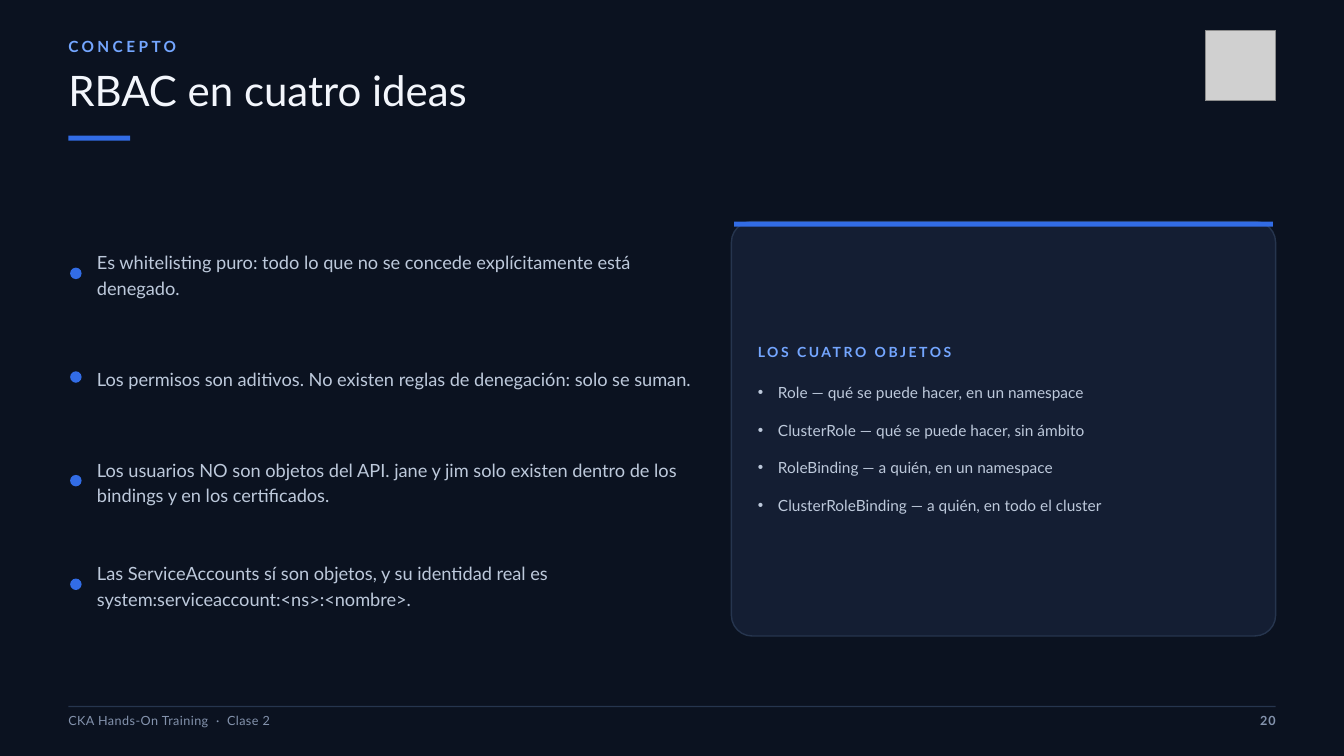
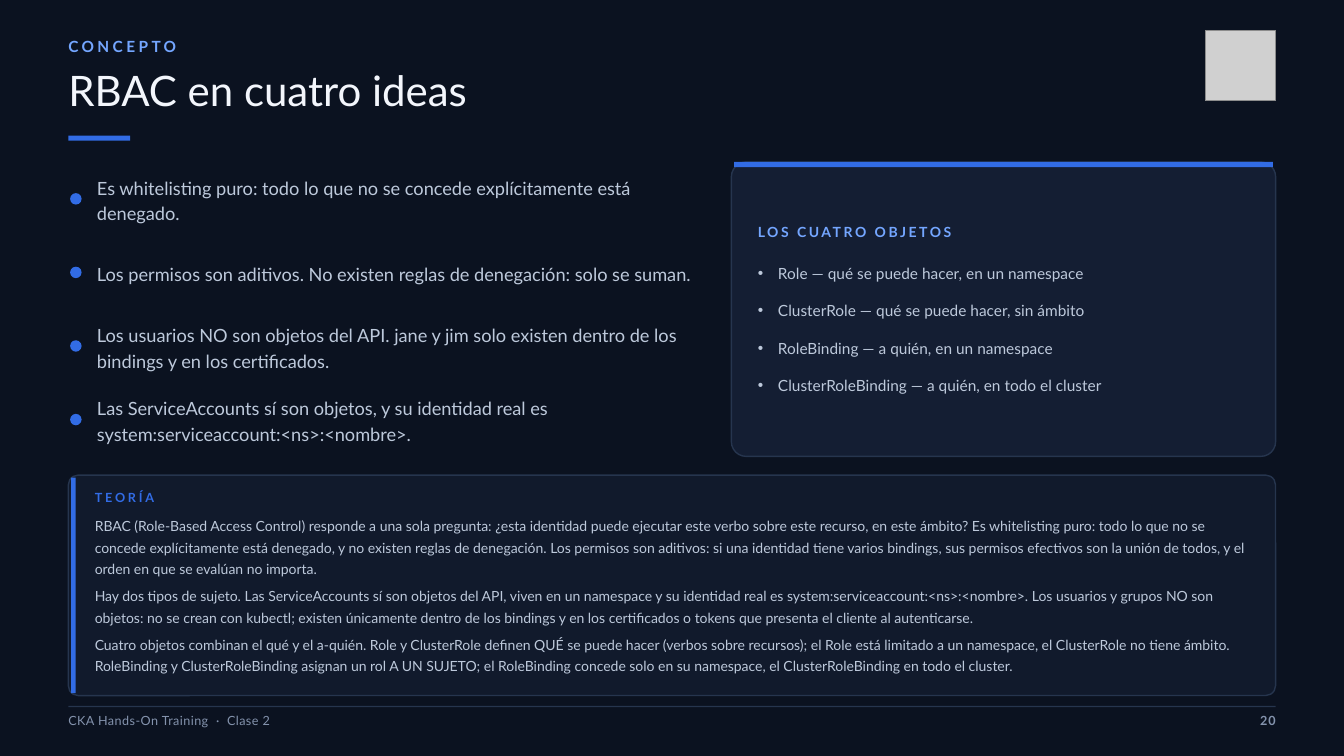
Before and after one commit to brettsacuna/CKA-TRAINING, a slide deck: slide 20 of CLASE-02/01-CLASE-02-CKA.pptx. Drawn at 1344x756 pixels with LibreOffice and Linux fonts; fonts in the diff are those of the drawing; grey boxes stand for pictures. Boxes give left, top, right and bottom in pixels: in the first picture for what was removed or moved away, otherwise in the second. Text is boxed around its words. In the diff, an @@ line names an element or a change of style, - is before the commit and + after.

```diff
--- a/CLASE-02/01-CLASE-02-CKA.pptx
+++ b/CLASE-02/01-CLASE-02-CKA.pptx
@@ text "Es whitelisting puro: todo lo ...": place and size @@
-text "Es whitelisting puro: todo lo ..." at (97,255,631,299)
+text "Es whitelisting puro: todo lo ..." at (97,181,631,224)
@@ rounded rectangle: place and size @@
-rounded rectangle at (732,222,1276,636)
+rounded rectangle at (732,162,1276,457)
@@ rectangle: place and size @@
-rectangle at (734,222,1273,227)
+rectangle at (734,162,1273,167)
@@ ellipse: place and size @@
-ellipse at (71,268,82,279)
+ellipse at (71,194,82,205)
@@ text "LOS CUATRO OBJETOS": place and size @@
-text "LOS CUATRO OBJETOS" at (778,386,1102,514)
+text "LOS CUATRO OBJETOS" at (778,267,1102,394)
@@ text "Los permisos son aditivos. No ...": place and size @@
-text "Los permisos son aditivos. No ..." at (97,372,690,390)
+text "Los permisos son aditivos. No ..." at (97,267,690,285)
@@ ellipse: place and size @@
-ellipse at (71,371,82,382)
+ellipse at (71,267,82,278)
@@ text "Los usuarios NO son objetos ...": place and size @@
-text "Los usuarios NO son objetos ..." at (97,463,676,506)
+text "Los usuarios NO son objetos ..." at (97,328,676,372)
@@ ellipse: place and size @@
-ellipse at (71,475,82,486)
+ellipse at (71,341,82,352)
@@ text "Las ServiceAccounts sí son objetos, ...": place and size @@
-text "Las ServiceAccounts sí son objetos, ..." at (97,566,547,609)
+text "Las ServiceAccounts sí son objetos, ..." at (97,401,547,444)
@@ ellipse: place and size @@
-ellipse at (71,579,82,590)
+ellipse at (71,414,82,425)
@@ rounded rectangle added at (69,475,1276,696), fill #111A2C, outline #26354E 1 pt @@
@@ rectangle added at (72,478,76,694), fill #326CE5 @@
@@ text added at (95,491,1245,674), 10 pt, text #BDC9DB @@
+TEORÍA
+RBAC (Role-Based Access Control) responde a una sola pregunta: ¿esta identidad puede ejecutar este verbo sobre este recurso, en este ámbito? Es whitelisting puro: todo lo que no se concede explícitamente está denegado, y no existen reglas de denegación. Los permisos son aditivos: si una identidad tiene varios bindings, sus permisos efectivos son la unión de todos, y el orden en que se evalúan no importa.
+Hay dos tipos de sujeto. Las ServiceAccounts sí son objetos del API, viven en un namespace y su identidad real es system:serviceaccount:<ns>:<nombre>. Los usuarios y grupos NO son objetos: no se crean con kubectl; existen únicamente dentro de los bindings y en los certificados o tokens que presenta el cliente al autenticarse.
+Cuatro objetos combinan el qué y el a-quién. Role y ClusterRole definen QUÉ se puede hacer (verbos sobre recursos); el Role está limitado a un namespace, el ClusterRole no tiene ámbito. RoleBinding y ClusterRoleBinding asignan un rol A UN SUJETO; el RoleBinding concede solo en su namespace, el ClusterRoleBinding en todo el cluster.
```
Also in this commit, not shown: 6 other slides changed, 14 other files.
